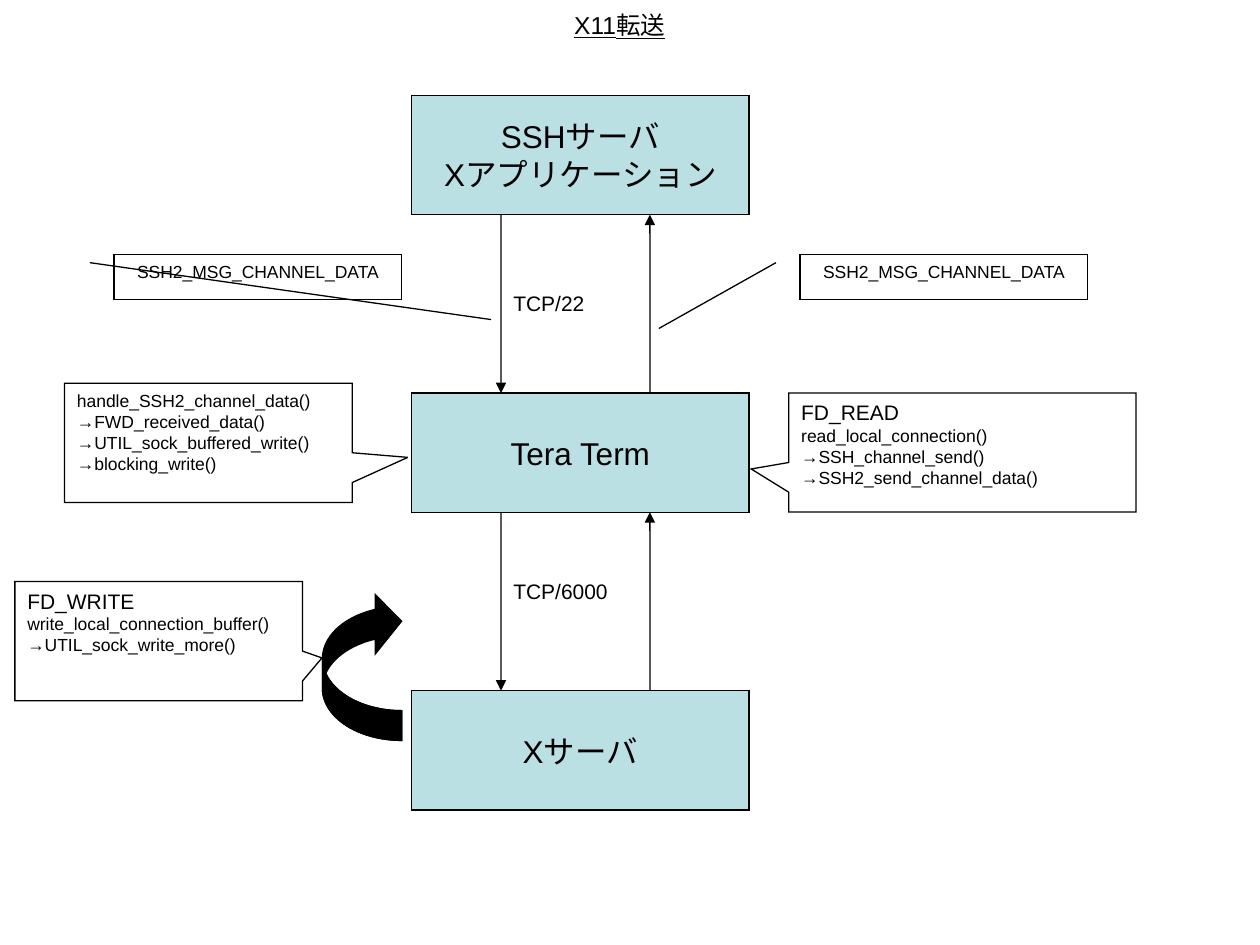
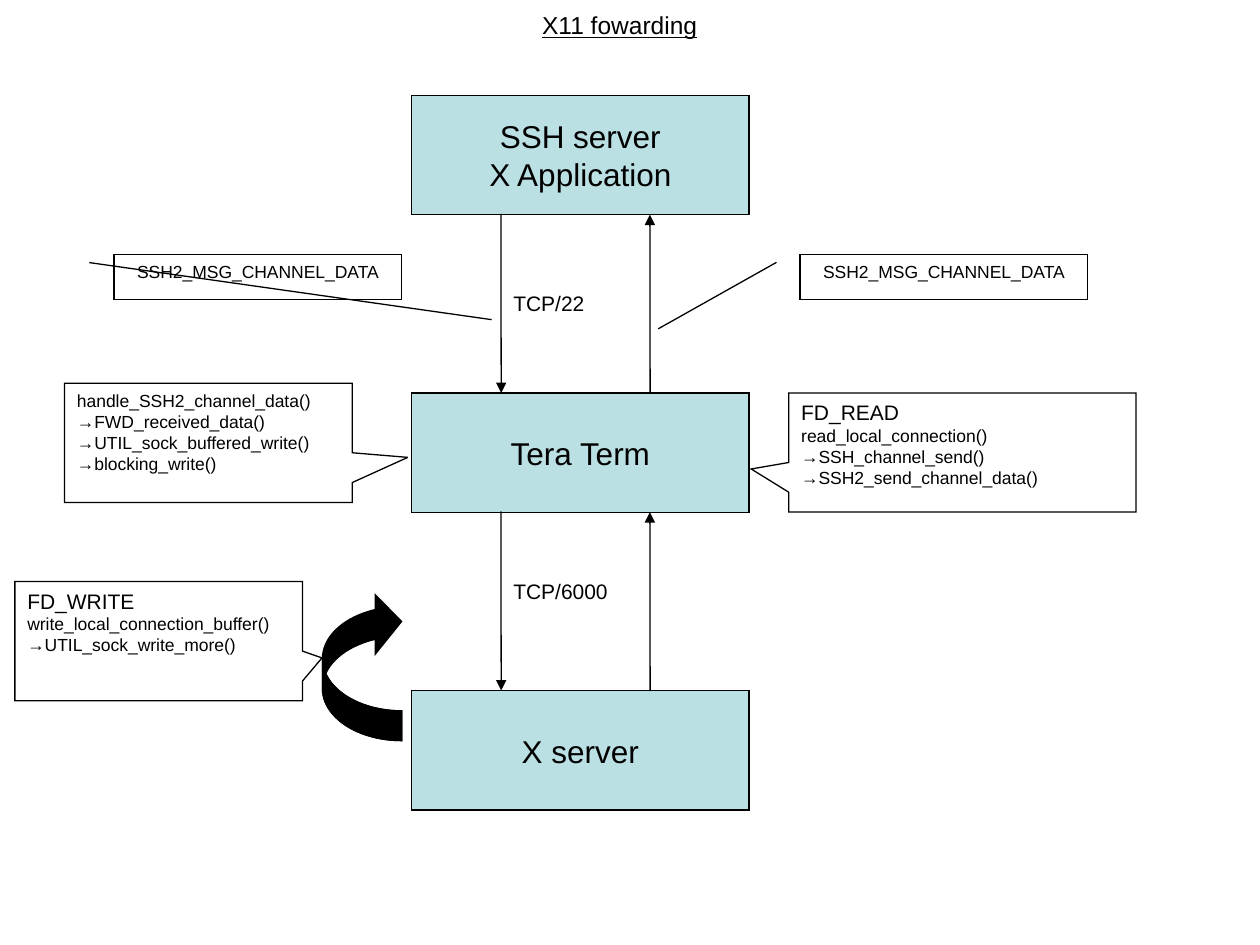
Before and after one commit to TeraTermProject/teraterm-mirror-gitsvn, a slide deck: slide 1 of doc/en/html/reference/image/x11forward.ppt. Drawn at 1260x945 pixels with LibreOffice and Linux fonts; fonts in the diff are those of the drawing. Boxes give left, top, right and bottom in pixels: in the first picture for what was removed or moved away, otherwise in the second. Text is boxed around its words. In the diff, an @@ line names an element or a change of style, - is before the commit and + after.

```diff
--- a/doc/en/html/reference/image/x11forward.ppt
+++ b/doc/en/html/reference/image/x11forward.ppt
@@ title at bbox=[542, 16, 697, 39]: text changed @@
-X11転送
+X11 fowarding
@@ text in rectangle at bbox=[489, 126, 671, 192]: text changed @@
-SSHサーバ
-Xアプリケーション
+SSH server
+X Application
@@ text in rectangle at bbox=[522, 741, 638, 764]: text changed @@
-Xサーバ
+X server
```
Also in this commit, not shown: 7 other files.
